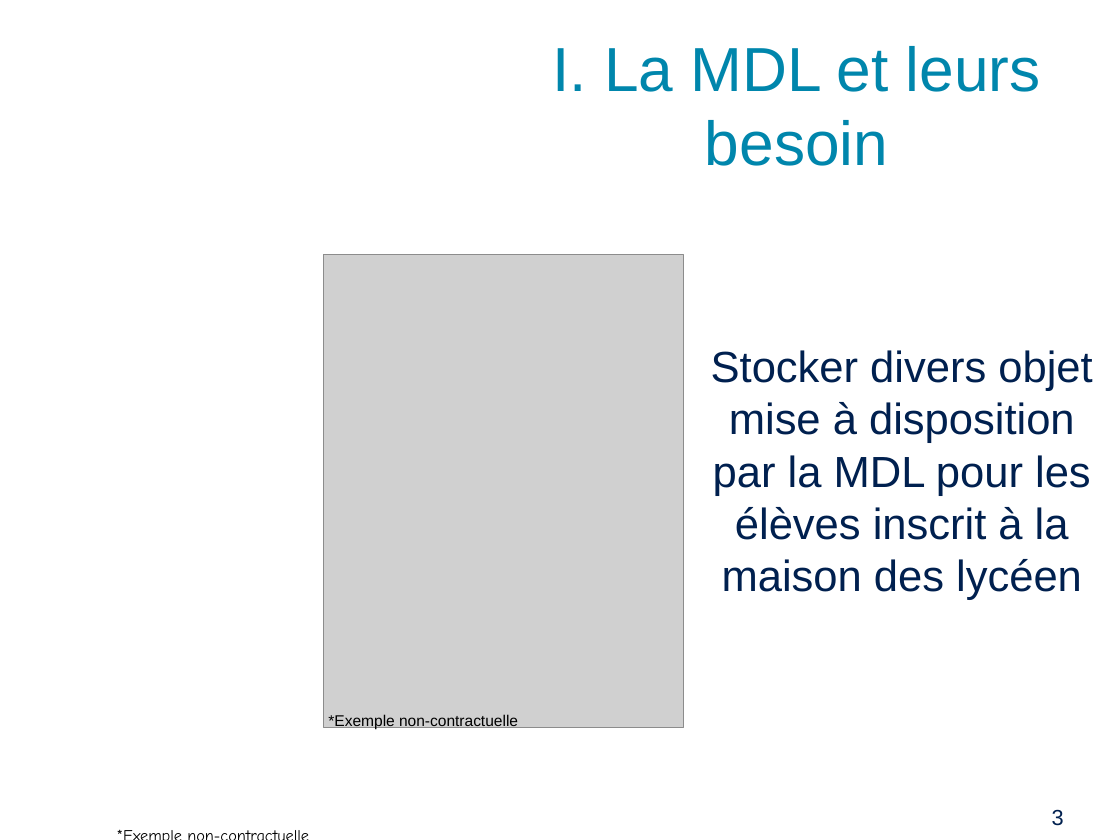
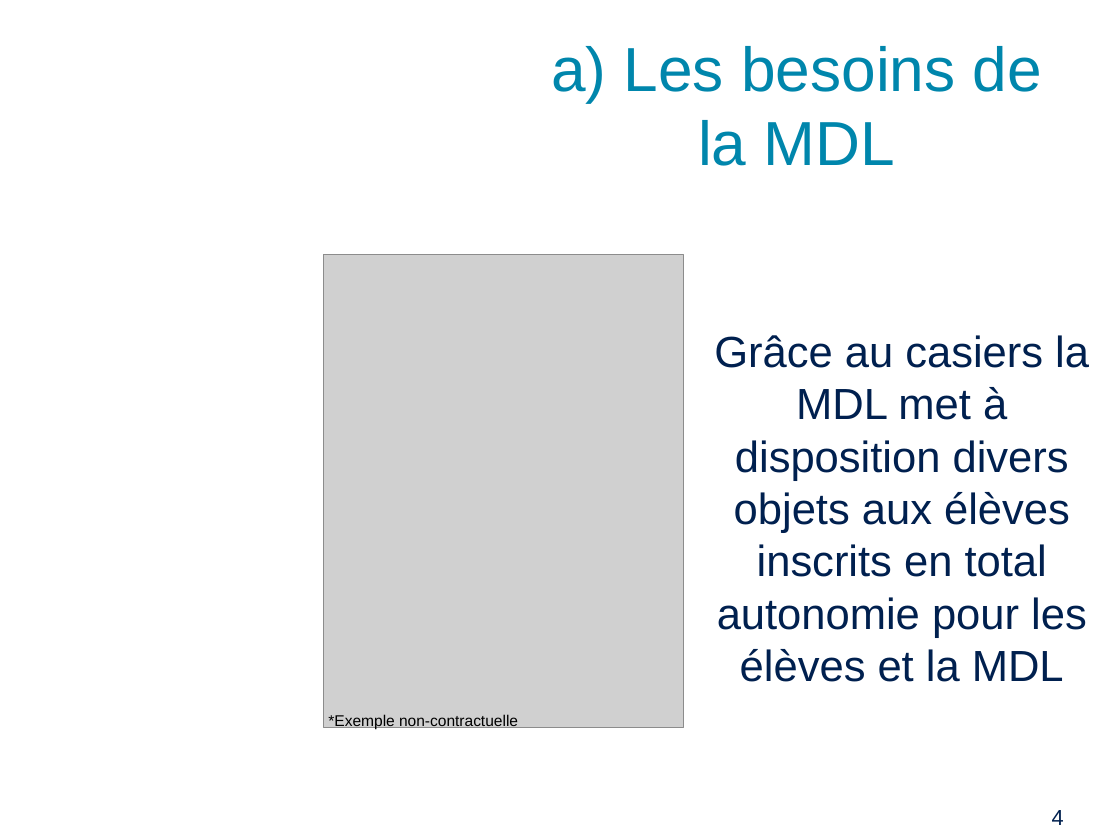
Before and after one commit to PinaudLucas/Projet, a slide deck: slide 4 of Lucas/Revue_1.odp (slide 3 before the commit). Drawn at 1120x840 pixels with LibreOffice and Linux fonts; fonts in the diff are those of the drawing; grey boxes stand for pictures; background and template pictures are left out. Boxes give left, top, right and bottom in pixels: in the first picture for what was removed or moved away, otherwise in the second. Text is boxed around its words. In the diff, an @@ line names an element or a change of style, - is before the commit and + after.

Commit message:
mise à jour du diapo

```diff
--- a/Lucas/Revue_1.odp
+++ b/Lucas/Revue_1.odp
@@ title at [551, 46, 1042, 166]: text changed @@
-I. La MDL et leurs besoin
+a) Les besoins de la MDL
@@ text at [714, 335, 1089, 682]: text changed @@
-Stocker divers objet mise à disposition par la MDL pour les élèves inscrit à la maison des lycéen
+Grâce au casiers la MDL met à disposition divers objets aux élèves inscrits en total autonomie pour les élèves et la MDL
@@ text removed at [105, 820, 626, 840] @@
-*Exemple non-contractuelle
@@ page number at [1052, 810, 1064, 825]: text changed @@
-3
+4
```
Also in this commit, not shown: 6 other slides changed, 6 slides added, 2 other files.
